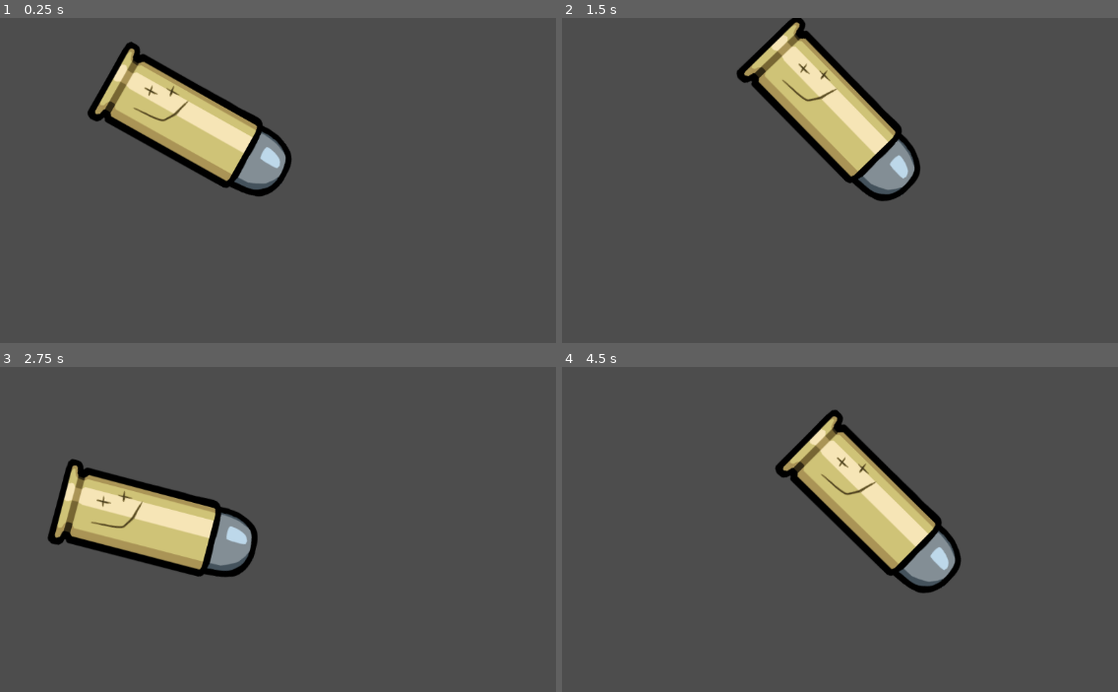
Above: before the commit, frames 1-4 (two rows, left to right).
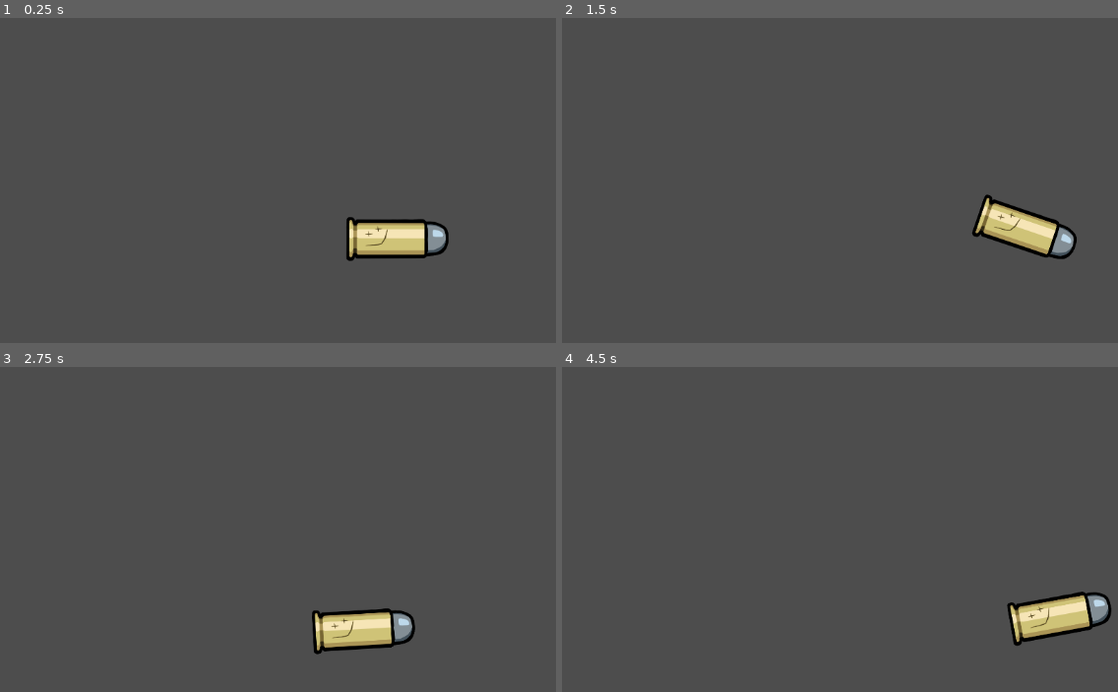
Above: after the commit, the same moments.

Repository: Panda248/Emu-War
Game: Godot game, scene res://scenes/World.tscn
Two runs of this game, one before a commit and one after it. Both use one fixed random seed, a clock stepped at 60 frames per second and the inputs below.
Inputs (mouse positions are in pixels of both pictures, inside the frame that each line leads up to):
- Up to frame 1 (0.25 s): no input
- Up to frame 2 (1.5 s): tap Enter at 0.5 s; move the mouse to (outside the picture) at 0.52 s; tap Space at 1.25 s; move the mouse to (795, 261) at 1.27 s
- Up to frame 3 (2.75 s): move the mouse to (472, 490) at 2.02 s
- Up to frame 4 (4.5 s): move the mouse to (917, 675) at 2.77 s; move the mouse to (outside the picture) at 3.52 s; move the mouse to (717, 523) at 4.27 s

The runs differ from the first frame. In frame 1, 10% of the frame differs, in the area x 15-81%, y 7-75%; in frame 2, 10%; in frame 3, 10%; in frame 4, 10%.

Commit message:
playercontrol+cam

Diff:
--- a/Bullet.gd
+++ b/Bullet.gd
@@ -2,15 +2,21 @@
 class_name Bullet
 
 const MOVE_SPEED = 10
-
+const MAX_ROTATION_DEGREES = 2
+const MOUSE_DEAD_ZONE_RADIUS = 100
 
 func _ready():
 	pass
 
 func _physics_process(delta):
-	var mousePosition = get_viewport().get_mouse_position()
-	rotate(get_angle_to(mousePosition))
-	#move_and_collide()
+	if(global_position.distance_to(get_global_mouse_position()) > MOUSE_DEAD_ZONE_RADIUS):
+		var direction = global_position.direction_to(get_global_mouse_position())
+		var angleTo = direction.angle()
+		var maxRotation = deg_to_rad(MAX_ROTATION_DEGREES)
+		angleTo = lerp_angle(global_rotation, angleTo, 1.0)
+		angleTo = clamp(angleTo, global_rotation - maxRotation, global_rotation + maxRotation)
+		set_global_rotation(angleTo)
+	move_and_collide(Vector2.RIGHT.rotated(rotation)*MOVE_SPEED)
 
 func _process(delta):
 	pass
--- a/project.godot
+++ b/project.godot
@@ -15,6 +15,10 @@
 config/features=PackedStringArray("4.0", "GL Compatibility")
 config/icon="res://assets/icon.svg"
 
+[display]
+
+window/size/mode=3
+
 [dotnet]
 
 project/assembly_name="bullet"
--- a/scenes/World.tscn
+++ b/scenes/World.tscn
@@ -1,13 +1,14 @@
 [gd_scene load_steps=4 format=3 uid="uid://dwqqpj6e5t6oo"]
 
 [ext_resource type="PackedScene" uid="uid://dqsy3urhnyylg" path="res://scenes/Bullet.tscn" id="1_d5ma5"]
-[ext_resource type="Script" path="res://scenes/World.gd" id="1_gtwcb"]
+[ext_resource type="Script" path="res://scripts/World.gd" id="1_wru68"]
 [ext_resource type="Script" path="res://scripts/Camera2D.gd" id="2_j1vdp"]
 
 [node name="Node2D" type="Node2D"]
-script = ExtResource("1_gtwcb")
+script = ExtResource("1_wru68")
+
+[node name="Camera2D" type="Camera2D" parent="."]
+zoom = Vector2(0.5, 0.5)
+script = ExtResource("2_j1vdp")
 
 [node name="Bullet" parent="." instance=ExtResource("1_d5ma5")]
-
-[node name="Camera2D" type="Camera2D" parent="."]
-script = ExtResource("2_j1vdp")
--- a/scripts/Camera2D.gd
+++ b/scripts/Camera2D.gd
@@ -8,5 +8,7 @@
 
 # Called every frame. 'delta' is the elapsed time since the previous frame.
 func _physics_process(delta):
-	global_position = (get_parent().player.global_position + get_viewport().get_mouse_position())/2
+	var offset = (get_global_mouse_position()-get_parent().player.global_position)*0.3
+	global_position = get_parent().player.global_position + offset
+
 	pass
Renamed: scenes/World.gd -> scripts/World.gd
